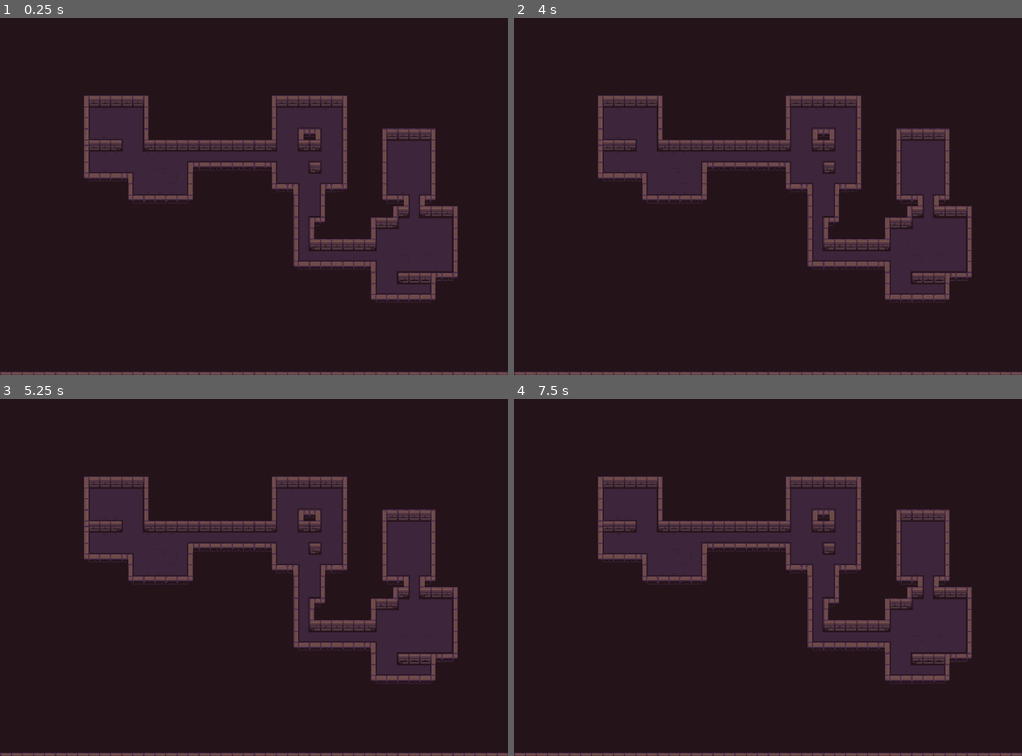
Above: before the commit, frames 1-4 (two rows, left to right).
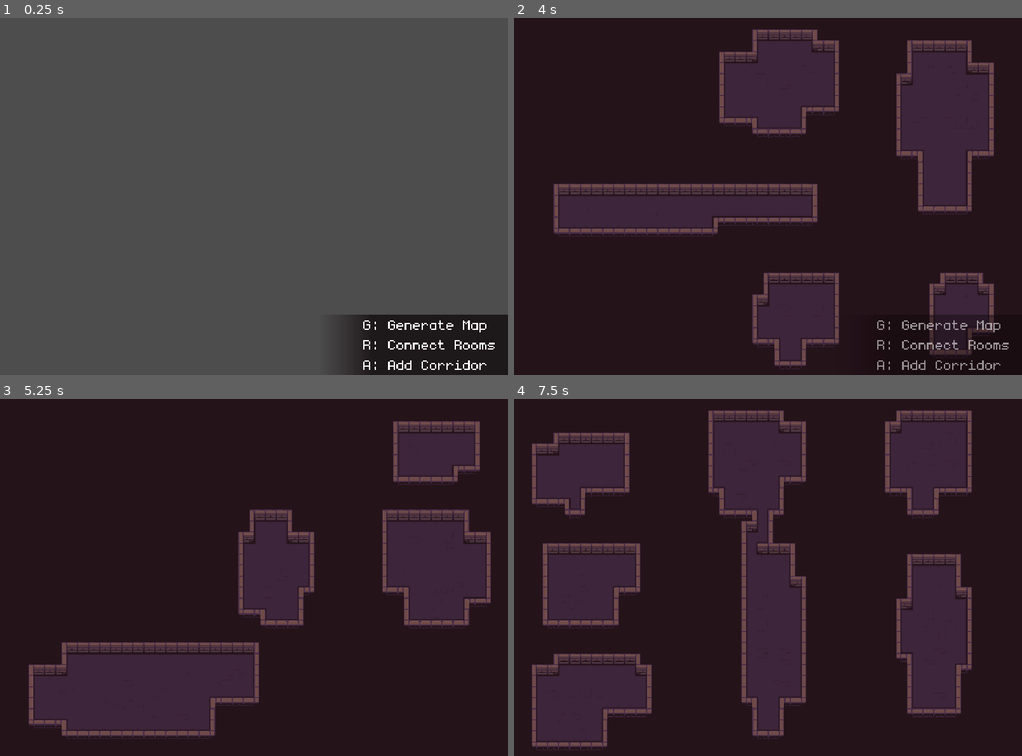
Above: after the commit, the same moments.

Repository: stefanhacks/roguemap_generator
Game: Godot game, scene res://scenes/tests/test_map_generator.tscn
The game is run twice, just before and just after one commit, with the same random seed, the same clock (stepped at 60 frames per second) and the same inputs. Before the commit the project starts from res://scenes/tests/test_tile_set.tscn.
Inputs:
- Up to frame 1 (0.25 s): no input
- Up to frame 2 (4 s): tap Enter at 0.5, 2, 3.5 s; hold G (generate) 0.53-1.28 s; tap Space at 1.25, 2.75 s; tap A (add) at 1.35 s; tap G (generate) at 1.55, 2.3, 3.05 s; hold Down (decrease_height) 2.03-2.78 s; tap Left (decrease_width) at 2.85 s; hold G (generate) from 3.53 s (still down)
- Up to frame 3 (5.25 s): release G (generate) at 4.28 s; tap Up (increase_height) at 4.35 s; tap G (generate) at 4.55 s; tap Space at 5 s; hold Right (increase_width) from 5.03 s (still down)
- Up to frame 4 (7.5 s): tap G (generate) at 5.3, 6.05 s; release Right (increase_width) at 5.78 s; tap R (make_road) at 5.85 s; hold G (generate) 6.53-7.28 s; tap A (add) at 7.35 s

The runs differ from the first frame. In frame 1, 94% of the frame differs, in the area x 0-100%, y 0-100%; in frame 2, 35%; in frame 3, 30%; in frame 4, 40%.

Commit message:
Created simple UI, set main scene.

Diff:
--- a/project.godot
+++ b/project.godot
@@ -11,7 +11,7 @@
 [application]
 
 config/name="RogueMap"
-run/main_scene="res://scenes/tests/test_tile_set.tscn"
+run/main_scene="res://scenes/tests/test_map_generator.tscn"
 config/features=PackedStringArray("4.3", "GL Compatibility")
 config/icon="res://icon.svg"
 
@@ -32,6 +32,7 @@
 "res://scenes/": "green",
 "res://scenes/tests/": "green",
 "res://scripts/": "purple",
+"res://themes/": "yellow",
 "res://tilesets/": "blue"
 }
 
--- /dev/null
+++ b/scenes/components/ui.gd
@@ -0,0 +1,14 @@
+extends CanvasLayer
+
+@onready var margin_container: MarginContainer = $MarginContainer
+
+var fading = false
+
+func fade_ui() -> void:
+	if fading: return
+	fading = true
+
+	await get_tree().create_timer(3).timeout
+	var tween = get_tree().create_tween()
+	tween.tween_property(margin_container, "modulate:a", 0, 1)
+	print("hiding")
--- /dev/null
+++ b/scenes/components/ui.tscn
@@ -0,0 +1,43 @@
+[gd_scene load_steps=5 format=3 uid="uid://qxjc0wiab6v4"]
+
+[ext_resource type="Script" path="res://scenes/components/ui.gd" id="1_7e1qn"]
+[ext_resource type="Theme" uid="uid://diptbbslkqkt8" path="res://themes/theme.tres" id="1_g1ph3"]
+[ext_resource type="Gradient" uid="uid://cl8aqlnvy3ifo" path="res://themes/texture_rect.tres" id="2_ih0f2"]
+
+[sub_resource type="GradientTexture1D" id="GradientTexture1D_5xeyt"]
+gradient = ExtResource("2_ih0f2")
+width = 160
+
+[node name="UI" type="CanvasLayer"]
+script = ExtResource("1_7e1qn")
+
+[node name="MarginContainer" type="MarginContainer" parent="."]
+custom_minimum_size = Vector2(0, 50)
+anchors_preset = 3
+anchor_left = 1.0
+anchor_top = 1.0
+anchor_right = 1.0
+anchor_bottom = 1.0
+offset_left = -275.0
+offset_top = -84.0
+grow_horizontal = 0
+grow_vertical = 0
+theme = ExtResource("1_g1ph3")
+
+[node name="TextureRect" type="TextureRect" parent="MarginContainer"]
+layout_mode = 2
+texture = SubResource("GradientTexture1D_5xeyt")
+
+[node name="VBoxContainer" type="VBoxContainer" parent="MarginContainer"]
+layout_mode = 2
+alignment = 2
+
+[node name="Label" type="Label" parent="MarginContainer/VBoxContainer"]
+clip_contents = true
+custom_minimum_size = Vector2(210, 88)
+layout_mode = 2
+size_flags_horizontal = 8
+text = "G: Generate Map
+R: Connect Rooms
+A: Add Corridor"
+justification_flags = 131
--- a/scenes/tests/test_map_generator.gd
+++ b/scenes/tests/test_map_generator.gd
@@ -3,6 +3,7 @@
 @onready var map_generator: MapGenerator = $MapGenerator
 @onready var screen_size: Vector2i = get_viewport().get_visible_rect().size
 @onready var screen_dimensions: Vector2i = screen_size / 16
+@onready var ui: CanvasLayer = $UI
 
 var tile_map_layer: TileMapLayer
 
@@ -13,6 +14,7 @@
 
 func _unhandled_input(event: InputEvent) -> void:
 	if event.is_action_pressed("generate"):
+		ui.fade_ui()
 		_generate_room()
 	elif event.is_action_pressed("make_road"):
 		if tile_map_layer != null:
--- a/scenes/tests/test_map_generator.tscn
+++ b/scenes/tests/test_map_generator.tscn
@@ -1,11 +1,14 @@
-[gd_scene load_steps=3 format=3 uid="uid://cq7bk7gbkr750"]
+[gd_scene load_steps=4 format=3 uid="uid://cq7bk7gbkr750"]
 
 [ext_resource type="Script" path="res://scenes/tests/test_map_generator.gd" id="1_uwo1f"]
 [ext_resource type="PackedScene" uid="uid://bfa0vjbwdsybm" path="res://scenes/components/map_generator.tscn" id="2_dkt0e"]
+[ext_resource type="PackedScene" uid="uid://qxjc0wiab6v4" path="res://scenes/components/ui.tscn" id="3_nsc6g"]
 
 [node name="TestMapGenerator" type="Node2D"]
 script = ExtResource("1_uwo1f")
 
 [node name="MapGenerator" parent="." instance=ExtResource("2_dkt0e")]
 
+[node name="UI" parent="." instance=ExtResource("3_nsc6g")]
+
 [editable path="MapGenerator"]
--- /dev/null
+++ b/scenes/tests/test_ui_scene.tscn
@@ -0,0 +1,7 @@
+[gd_scene load_steps=2 format=3 uid="uid://b42iehpeekarp"]
+
+[ext_resource type="PackedScene" uid="uid://qxjc0wiab6v4" path="res://scenes/components/ui.tscn" id="1_05yf5"]
+
+[node name="TestUIScene" type="Node2D"]
+
+[node name="UI" parent="." instance=ExtResource("1_05yf5")]
--- /dev/null
+++ b/themes/texture_rect.tres
@@ -0,0 +1,5 @@
+[gd_resource type="Gradient" format=3 uid="uid://cl8aqlnvy3ifo"]
+
+[resource]
+offsets = PackedFloat32Array(0, 0.282967)
+colors = PackedColorArray(0.0784314, 0.0313726, 0.0509804, 0, 0.0470588, 0.0156863, 0.027451, 0.72549)
--- /dev/null
+++ b/themes/theme.tres
@@ -0,0 +1,7 @@
+[gd_resource type="Theme" load_steps=2 format=3 uid="uid://diptbbslkqkt8"]
+
+[ext_resource type="FontFile" uid="uid://cngubvdvuwu6o" path="res://assets/font/monogram.ttf" id="1_gbgn1"]
+
+[resource]
+Label/font_sizes/font_size = 32
+Label/fonts/font = ExtResource("1_gbgn1")
Binary file added: assets/font/monogram.ttf
Not shown, added: assets/font/monogram.ttf.import
